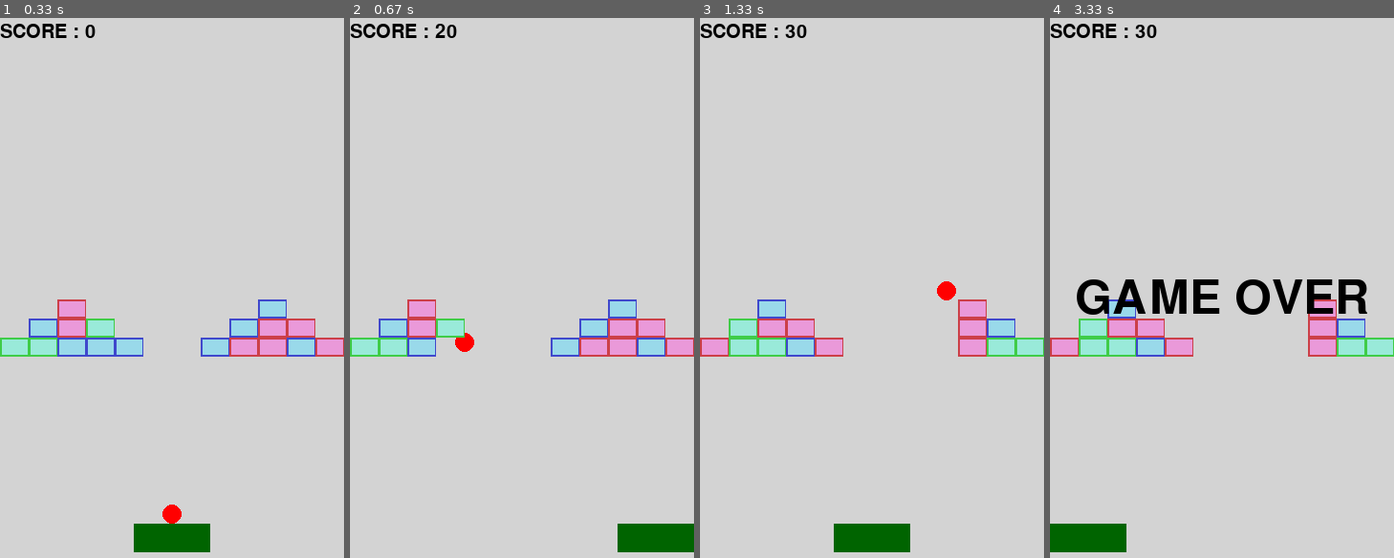
Above: before the commit, frames 1-4 (left to right).
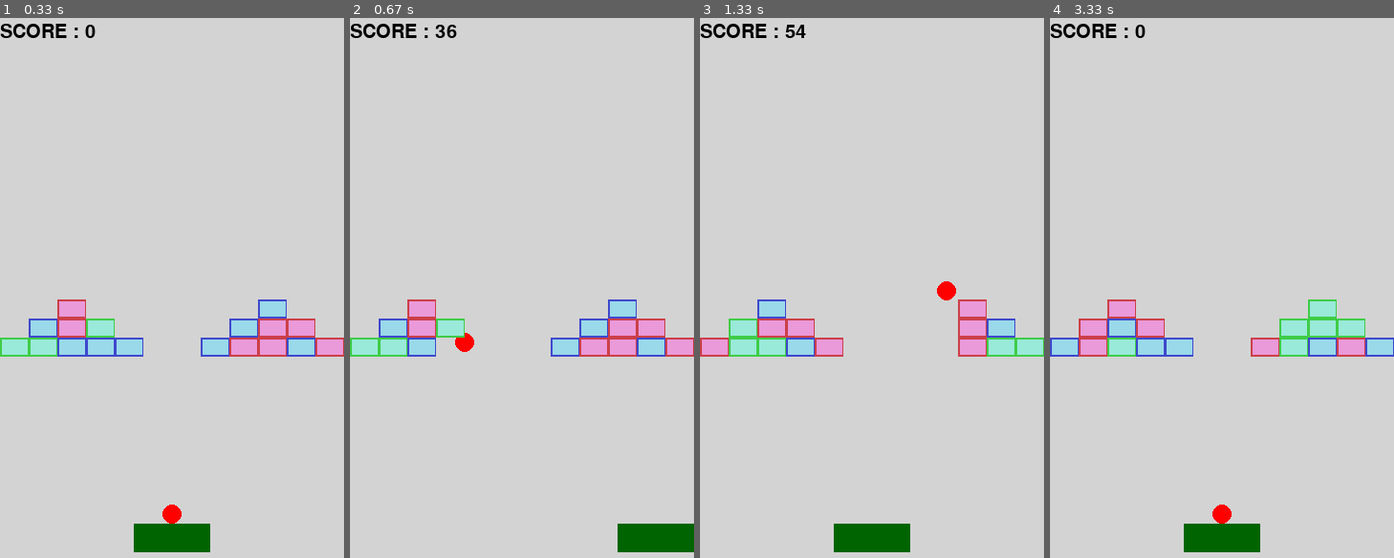
Above: after the commit, the same moments.

Repository: Tequila-Mockingbird-Chevaliers/pygameSummerJam
Game: pygame game, started from main.py
The game is run twice, just before and just after one commit, with the same random seed, the same clock (stepped at 60 frames per second) and the same inputs.
Inputs:
- Up to frame 1 (0.33 s): no input
- Up to frame 2 (0.67 s): hold Space from 0.33 s (still down); hold Right from 0.33 s (still down)
- Up to frame 3 (1.33 s): release Space at 0.8 s; release Right at 0.8 s; hold R 0.83-1.3 s; hold Right 0.83-1.3 s; tap Space at 0.9, 1.2 s
- Up to frame 4 (3.33 s): hold Right 1.33-1.8 s; tap Space at 1.4, 1.7, 2.4, 2.7, 2.97, 3.27 s; hold Left 2.33-2.87 s; hold Left 2.9-3.3 s

Frame 1 is identical in both runs. In frame 2, less than 0.1% of the frame differs, in the area x 24-32%, y 1-4%; in frame 3, less than 0.1%; in frame 4, 9.1%, in the area x 0-100%, y 1-99%.

Commit message:
Integrate game background music, improve score system
Music credits: Jessica Robo

Co-authored-by: @jessicarobo

Diff:
--- a/src/__init__.py
+++ b/src/__init__.py
@@ -15,6 +15,11 @@
         Start the game
         """
         self.screen = pygame.display.set_mode(const.WINDOW_SIZE, pygame.SCALED)
+
+        pygame.mixer.music.load(str(const.SOUNDS_FOLDER / "brecan_bgm.ogg"))
+        pygame.mixer.music.play(-1)
+        pygame.mixer.music.set_volume(const.BG_MUSIC_VOL)
+
         self.game_state = GameState()
         self.manager = SceneManager()
         self.manager.go_to(GameScene(self.game_state))
@@ -34,7 +39,7 @@
                 self.manager.scene.render(self.screen)
 
             pygame.display.flip()
-            pygame.display.set_caption(f"{clock.get_fps()}")
+            pygame.display.set_caption(f"BrickBrecan @ {clock.get_fps():.2f} FPS")
             clock.tick(const.FPS)
 
     def quit(self):
--- a/src/constants.py
+++ b/src/constants.py
@@ -35,3 +35,5 @@
 BRICK_IMAGE = "Brick"
 BRICK_IMAGE_EXT = "png"
 NO_OF_BRICK_IMAGES = 3
+
+BG_MUSIC_VOL = 0.75
--- a/src/entities/brick.py
+++ b/src/entities/brick.py
@@ -23,4 +23,4 @@
         """
         When the brick is removed, increment score
         """
-        self.game_state.add_score(10)
+        self.game_state.add_score()
--- a/src/scenes/game_scene.py
+++ b/src/scenes/game_scene.py
@@ -30,13 +30,10 @@
         self.initialize_game()
 
     def initialize_game(self):
-        self.game_state.in_play = False
-        self.game_state.defeat = False
-        self.game_state.victory = False
+        self.game_state.init_game()
         self.game_state.clear_objects()
         self.game_state.add_object("paddle", Paddle(self.game_state))
         self.game_state.add_object("ball", Ball(self.game_state))
-        self.game_state.score = 0
         self.spaceship_spawn_timer = Timer(const.SPACESHIP_SPAWN_TIMER)
         self.free_positions = [0, 1, 2, 3, 4, 5]
         brick_generator = BrickGenerator(1)
@@ -50,9 +47,18 @@
         self.game_state.events(events)
         for event in events:
             if event.type == pygame.KEYDOWN:
-                if event.key == pygame.K_SPACE:
-                    self.game_state.in_play = True
-                if event.key == pygame.K_r:
+                if event.key == pygame.K_SPACE and not self.game_state.in_play:
+                    self.game_state.start()
+
+                elif event.key == pygame.K_r:
+                    self.initialize_game()
+
+                elif (
+                    self.game_state.defeat or self.game_state.victory
+                ) and event.key in [
+                    pygame.K_SPACE,
+                    pygame.K_RETURN,
+                ]:
                     self.initialize_game()
 
     def update(self):
@@ -119,10 +125,12 @@
         if ball.rect.y > const.HEIGHT:
             self.handle_defeat()
             return
+
         for laser in lasers:
             if laser.rect.colliderect(paddle.rect):
                 self.handle_defeat()
                 return
+
         # Check victory conditions
         bricks = self.game_state.objects["bricks"].objects
         if not bricks:
--- a/src/state/game_state.py
+++ b/src/state/game_state.py
@@ -1,4 +1,7 @@
 import pygame
+import time
+
+import math
 
 from src.entities.object_manager import ObjectManager
 from src.assets import Assets
@@ -15,17 +18,32 @@
         """
         super().__init__()
         self.assets = Assets()
+        self.init_game()
+
+    def init_game(self):
+        """
+        Start a game
+        """
+        self.start_time: float = 0
         self.score: int = 0
         self.in_play: bool = False
         self.defeat: bool = False
         self.victory: bool = False
         self.victory_sound_played = False
 
-    def add_score(self, amount: int):
+    def start(self):
+        """
+        Start a game
+        """
+        self.start_time: float = time.perf_counter()
+        self.in_play: bool = True
+
+    def add_score(self):
         """
         Update player score
         """
-        self.score += amount
+        div = max(math.sqrt(time.perf_counter() - self.start_time), 1)
+        self.score += int(15 / div) + 3
 
     def render(self, screen: pygame.Surface):
         """
Not shown, added: assets/sounds/brecan_bgm.ogg
